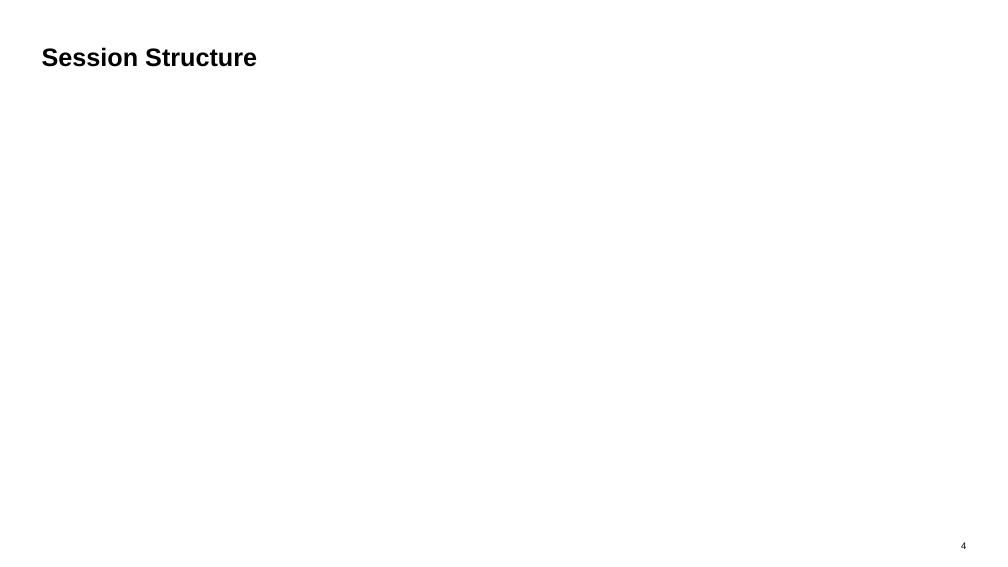
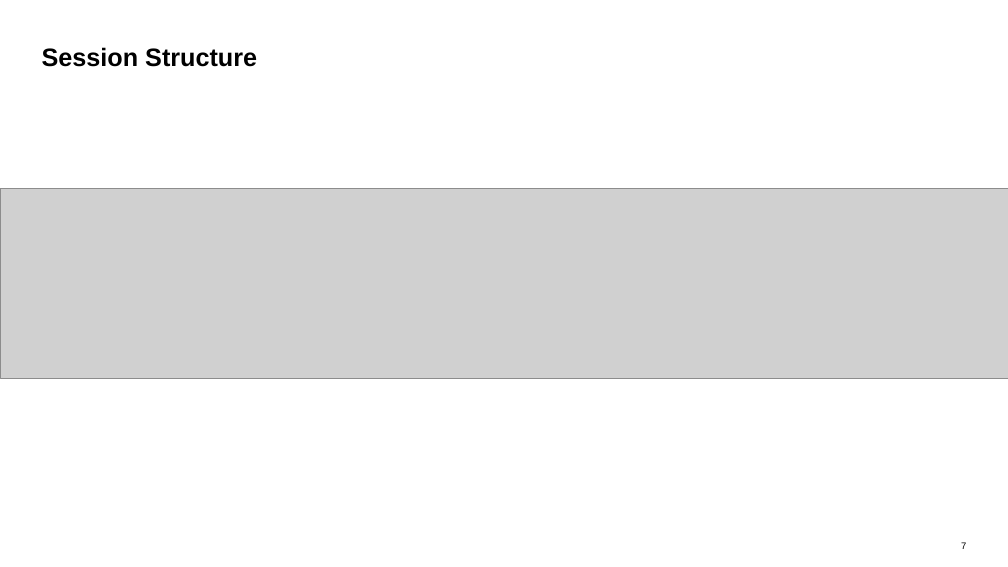
Before and after one commit to d3xter666/ui5con-2019-mean-stack-with-ui5, a slide deck: slide 7 of ui5con2019-mean-stack-ui5.pptx (slide 4 before the commit). Drawn at 1008x567 pixels with LibreOffice and Linux fonts; fonts in the diff are those of the drawing; grey boxes stand for pictures; background and template pictures are left out. Boxes give left, top, right and bottom in pixels: in the first picture for what was removed or moved away, otherwise in the second. Text is boxed around its words. In the diff, an @@ line names an element or a change of style, - is before the commit and + after.

```diff
--- a/ui5con2019-mean-stack-ui5.pptx
+++ b/ui5con2019-mean-stack-ui5.pptx
@@ picture added at [0, 189, 1008, 379] @@
@@ page number at [961, 542, 966, 549]: text changed @@
-4
+7
```
Also in this commit, not shown: 5 other slides changed, 3 slides added, 1 slide removed.
